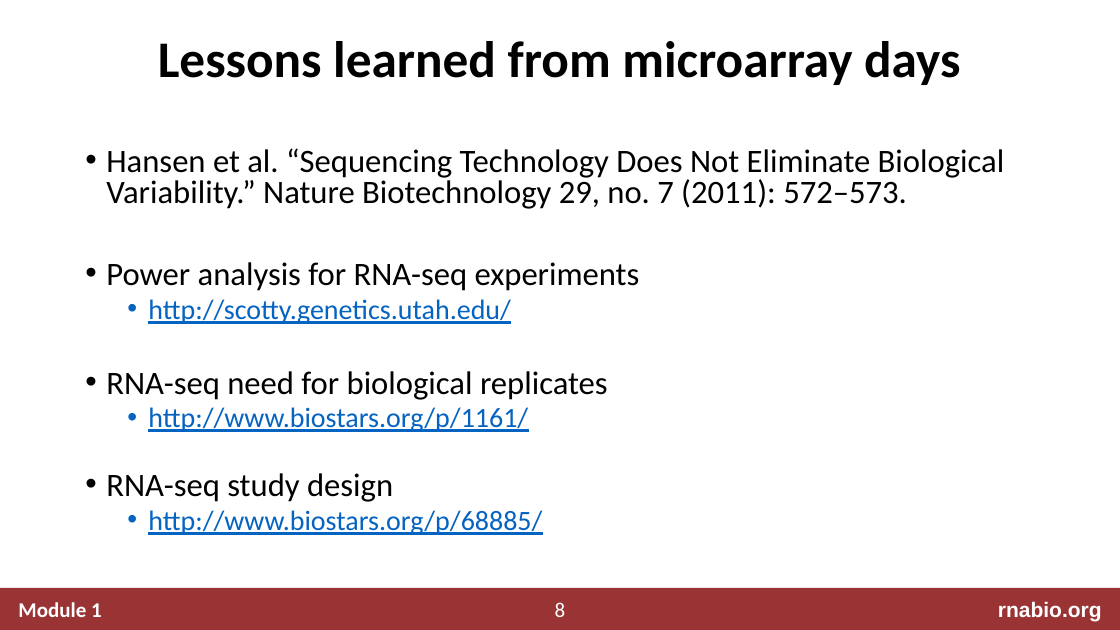
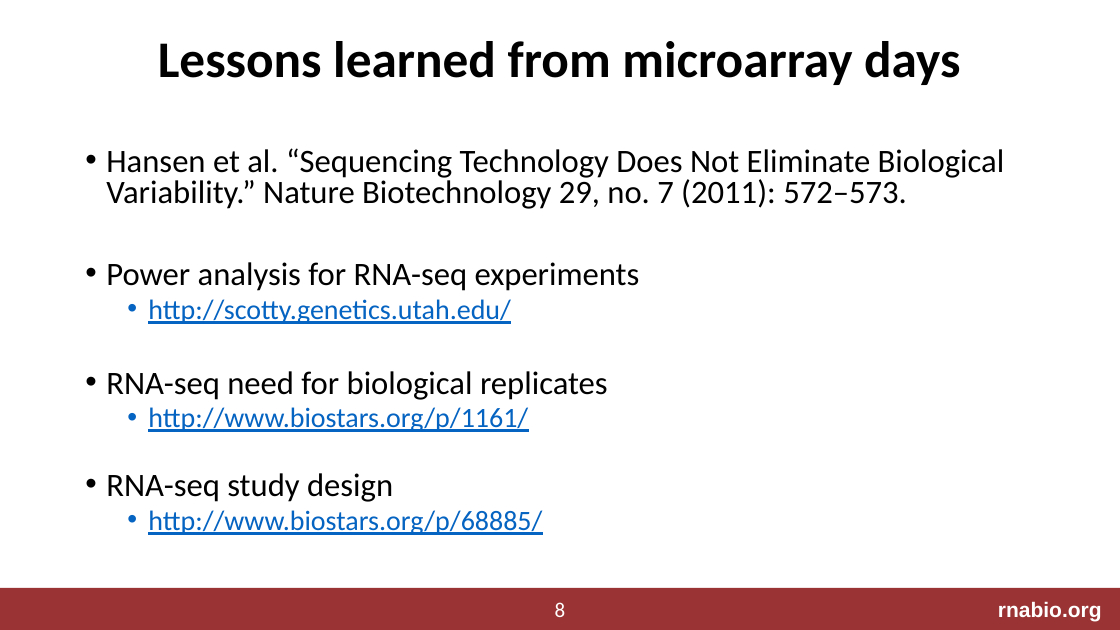
Before and after one commit to griffithlab/rnabio.org, a slide deck: slide 8 of assets/lectures/cshl/2023/mini/RNASeq_MiniLecture_03_03_DifferentialExpression.pptx. Drawn at 1120x630 pixels with LibreOffice and Linux fonts; fonts in the diff are those of the drawing. Boxes give left, top, right and bottom in pixels: in the first picture for what was removed or moved away, otherwise in the second. Text is boxed around its words. In the diff, an @@ line names an element or a change of style, - is before the commit and + after.

Commit message:
adding updated lectures

```diff
--- a/assets/lectures/cshl/2023/mini/RNASeq_MiniLecture_03_03_DifferentialExpression.pptx
+++ b/assets/lectures/cshl/2023/mini/RNASeq_MiniLecture_03_03_DifferentialExpression.pptx
@@ text removed at [18,602,102,617] @@
-Module 1
```
Also in this commit, not shown: 11 other slides changed, 19 other files.
